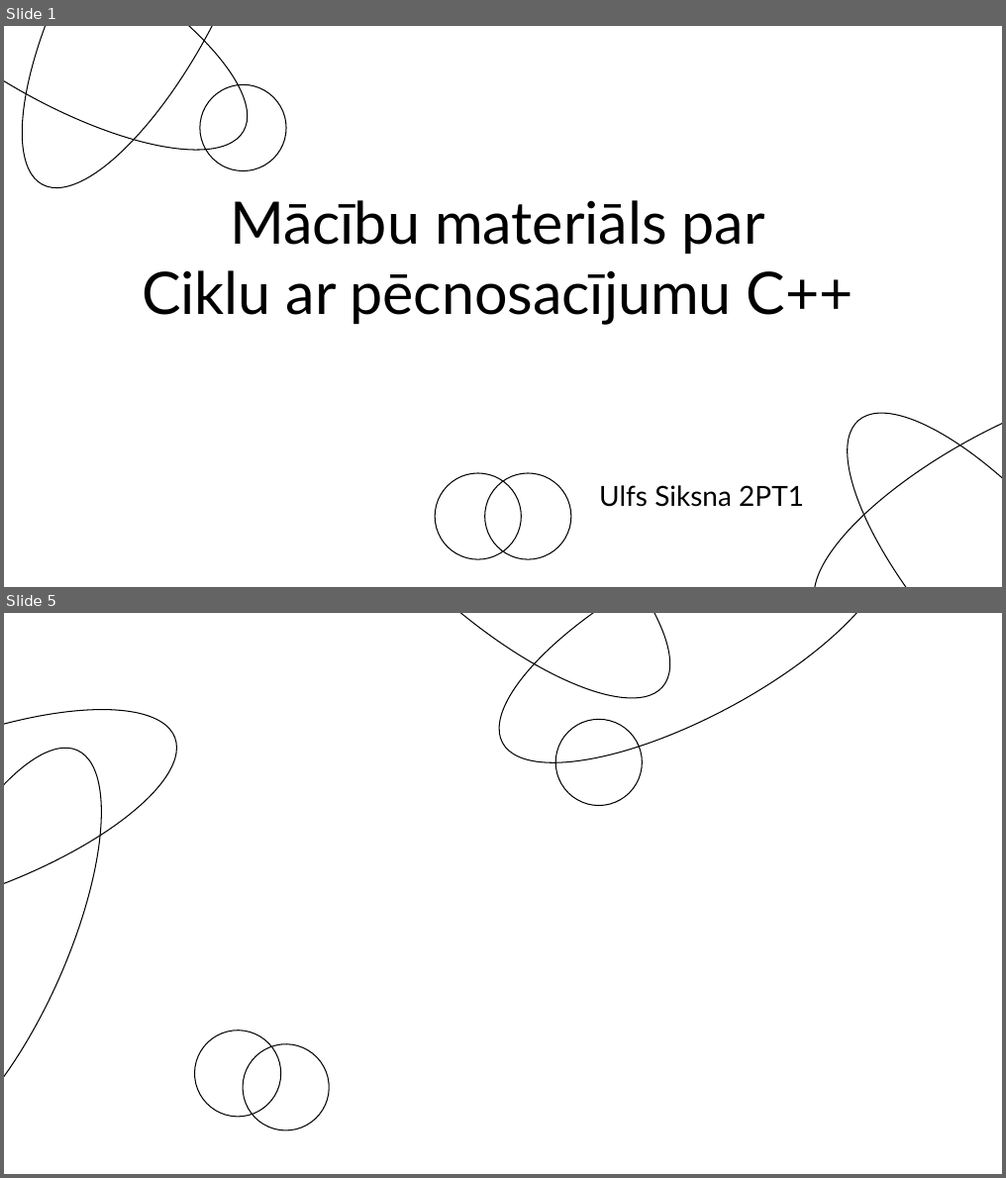
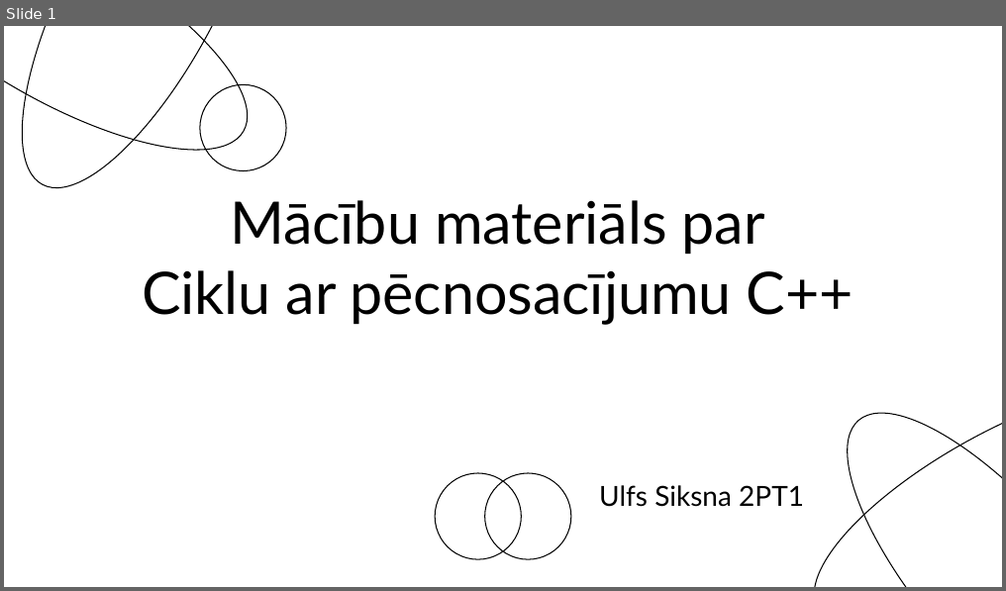
Before and after one commit to Siksna/2PT1_Eksamens, a slide deck: Pecnosacījumu_MācībuMaterials.pptx. Shown one above the other, each under a label of ours: slides 1 and 5 before the commit, slide 1 after it; the slides between them are not shown. The pictures are 1006x1178 and 1006x591 pixels, drawn with LibreOffice and Linux fonts; fonts in the diff are those of the drawing. Boxes give left, top, right and bottom in pixels: in the first picture for what was removed or moved away, otherwise in the second. Text is boxed around its words. In the diff, an @@ line names an element or a change of style, - is before the commit and + after.

```diff
--- a/Pecnosacījumu_MācībuMaterials.pptx
+++ b/Pecnosacījumu_MācībuMaterials.pptx
@@ slide 5 removed at box(4, 613, 1002, 1174), background #FFFFFF @@
@@ ellipse removed at box(282, 613, 712, 745) @@
@@ ellipse removed at box(466, 613, 923, 810) @@
@@ ellipse removed at box(4, 666, 202, 963) @@
@@ ellipse removed at box(4, 720, 147, 1174) @@
@@ ellipse removed at box(555, 720, 642, 806) @@
@@ ellipse removed at box(184, 1020, 291, 1126) @@
@@ ellipse removed at box(233, 1034, 339, 1141) @@
```
Also in this commit, not shown: 3 slides changed, 7 slides added, 3 other slides removed.
